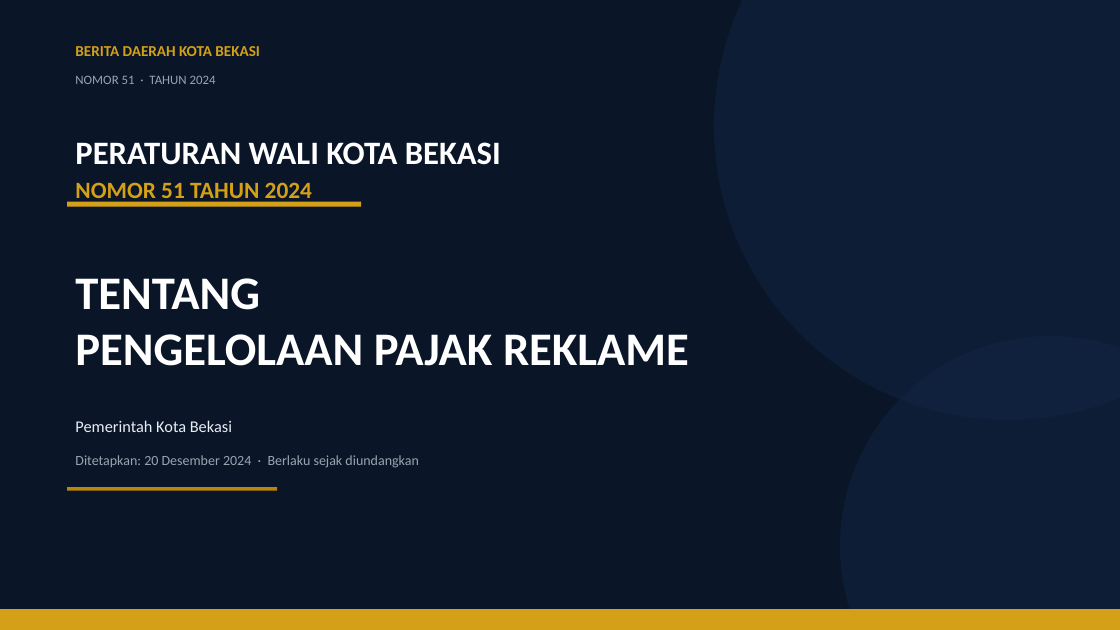
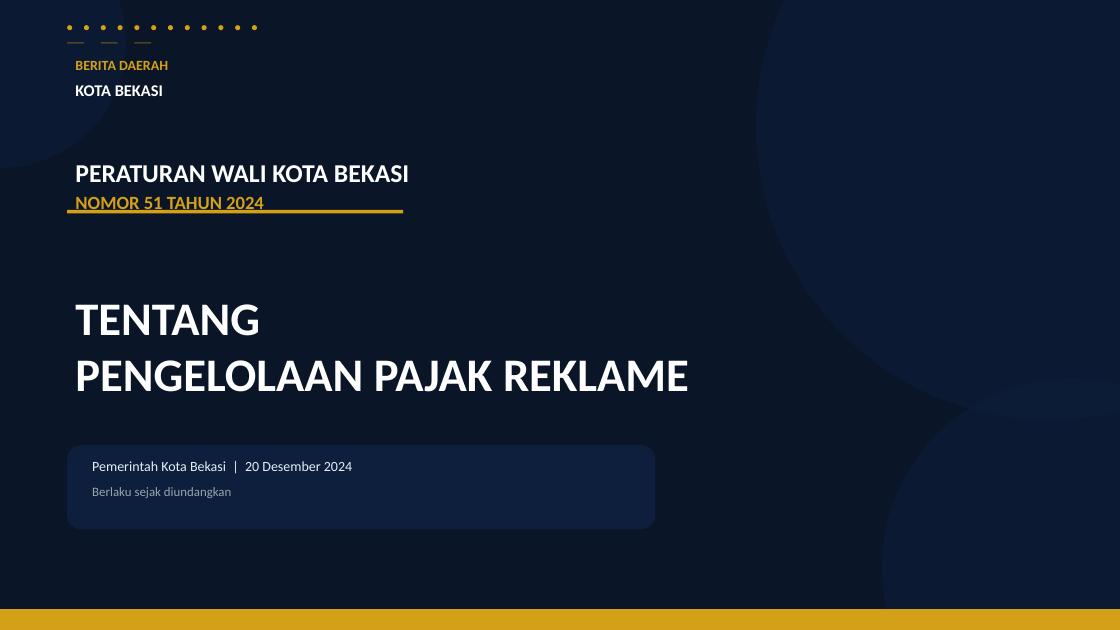
Before and after one commit to rahadiana/coba_ppt, a slide deck: slide 1 of Perwal_Bekasi_51_2024_Pajak_Reklame.pptx. Drawn at 1120x630 pixels with LibreOffice and Linux fonts; fonts in the diff are those of the drawing. Boxes give left, top, right and bottom in pixels: in the first picture for what was removed or moved away, otherwise in the second. Text is boxed around its words. In the diff, an @@ line names an element or a change of style, - is before the commit and + after.

```diff
--- a/Perwal_Bekasi_51_2024_Pajak_Reklame.pptx
+++ b/Perwal_Bekasi_51_2024_Pajak_Reklame.pptx
@@ ellipse added at (0,0,126,168), fill #0D1F3C at 50% opacity @@
@@ ellipse added at (67,25,72,30), fill #D4A017 @@
@@ ellipse added at (84,25,89,30), fill #D4A017 @@
@@ ellipse added at (101,25,106,30), fill #D4A017 @@
@@ ellipse added at (118,25,123,30), fill #D4A017 @@
@@ ellipse added at (134,25,139,30), fill #D4A017 @@
@@ ellipse added at (151,25,156,30), fill #D4A017 @@
@@ ellipse added at (168,25,173,30), fill #D4A017 @@
@@ ellipse added at (185,25,190,30), fill #D4A017 @@
@@ ellipse added at (202,25,207,30), fill #D4A017 @@
@@ ellipse added at (218,25,223,30), fill #D4A017 @@
@@ ellipse added at (235,25,240,30), fill #D4A017 @@
@@ ellipse added at (252,25,257,30), fill #D4A017 @@
@@ ellipse: place and size @@
-ellipse at (714,0,1120,420)
+ellipse at (756,0,1120,420)
@@ ellipse at (756,0,1120,420): fill #12294A at 40% opacity to #0D1F3C at 50% opacity @@
@@ rectangle added at (67,42,84,44), fill #B8860B at 40% opacity @@
@@ rectangle added at (101,42,118,44), fill #B8860B at 40% opacity @@
@@ rectangle added at (134,42,151,44), fill #B8860B at 40% opacity @@
@@ text at (75,61,168,70): text changed; size 13 to 12 pt @@
-BERITA DAERAH KOTA BEKASI
+BERITA DAERAH
@@ text removed at (75,75,216,84) @@
-NOMOR 51 · TAHUN 2024
@@ text added at (75,85,163,96), 14 pt, text #FFFFFF, bold @@
+KOTA BEKASI
@@ text "PERATURAN WALI KOTA BEKASI": place and size @@
-text "PERATURAN WALI KOTA BEKASI" at (75,142,501,165)
+text "PERATURAN WALI KOTA BEKASI" at (75,165,409,182)
@@ text "PERATURAN WALI KOTA BEKASI" at (75,165,409,182): size 28 to 22 pt @@
@@ text "NOMOR 51 TAHUN 2024": place and size @@
-text "NOMOR 51 TAHUN 2024" at (75,182,312,204)
+text "NOMOR 51 TAHUN 2024" at (75,193,264,214)
@@ text "NOMOR 51 TAHUN 2024" at (75,193,264,214): size 20 to 16 pt @@
@@ rectangle: place and size @@
-rectangle at (67,202,361,207)
+rectangle at (67,210,403,213)
@@ text "TENTANG": place and size @@
-text "TENTANG" at (75,278,689,366)
+text "TENTANG" at (75,304,689,392)
@@ ellipse at (882,378,1120,630): fill #12294A at 40% opacity to #0D1F3C at 50% opacity @@
@@ ellipse: place and size @@
-ellipse at (840,336,1120,630)
+ellipse at (882,378,1120,630)
@@ rounded rectangle added at (67,445,655,529), fill #0D1F3C @@
@@ text at (92,461,352,471): text changed; size 14 to 12 pt @@
-Pemerintah Kota Bekasi
+Pemerintah Kota Bekasi | 20 Desember 2024
@@ rectangle removed at (67,487,277,491) @@
@@ text at (92,487,231,498): text changed; size 12 to 11 pt @@
-Ditetapkan: 20 Desember 2024 · Berlaku sejak diundangkan
+Berlaku sejak diundangkan
```
Also in this commit, not shown: 23 other slides changed, 10 slides added, 26 slides removed, 1 other file.
